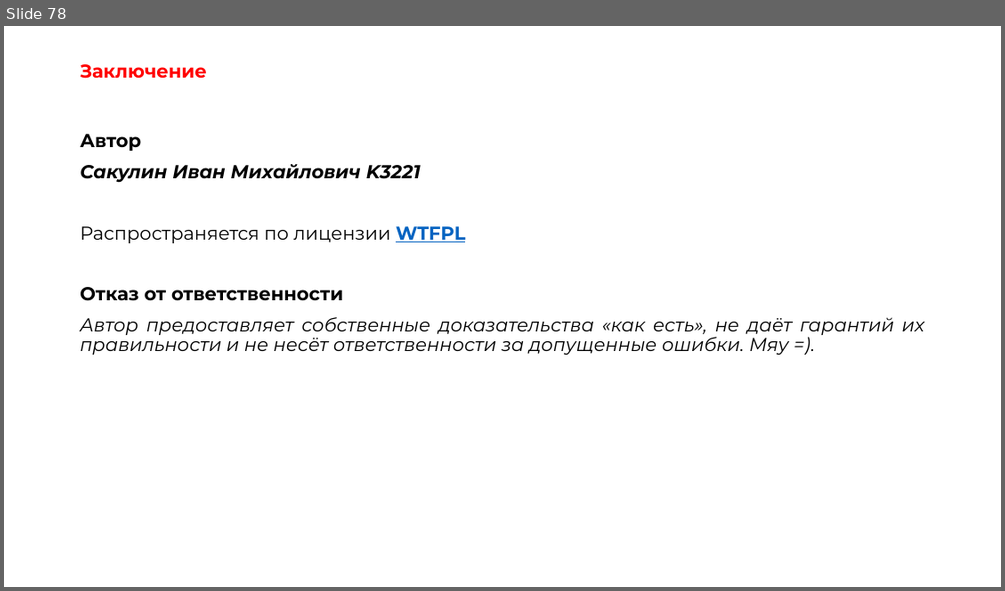
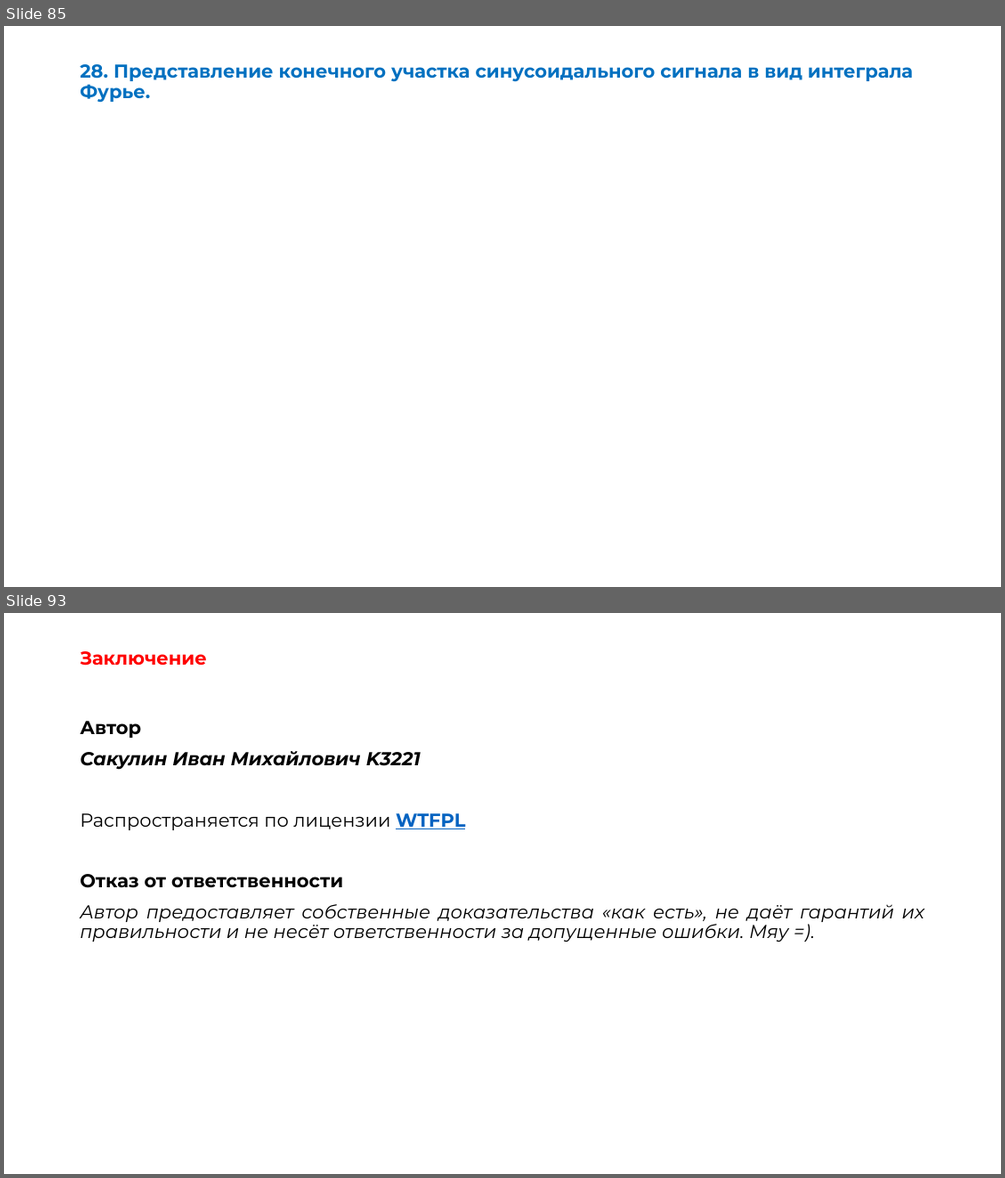
Before and after one commit to OneTwoZzzPlus/ITMO.STUDY, a slide deck: 2-3_PHYSICS/exam-EMP.pptx. Shown one above the other, each under a label of ours: slide 78 before the commit, slides 85 and 93 after it; the slides between them are not shown. The pictures are 1005x591 and 1005x1178 pixels, drawn with LibreOffice and Linux fonts; fonts in the diff are those of the drawing; grey boxes stand for pictures. Boxes give left, top, right and bottom in pixels: in the first picture for what was removed or moved away, otherwise in the second. Text is boxed around its words. In the diff, an @@ line names an element or a change of style, - is before the commit and + after.

```diff
--- a/2-3_PHYSICS/exam-EMP.pptx
+++ b/2-3_PHYSICS/exam-EMP.pptx
@@ slide 85 added at [4, 26, 1001, 587], background #FFFFFF @@
@@ title added at [80, 64, 913, 103], 18 pt, text #0070C0, bold @@
+28. Представление конечного участка синусоидального сигнала в вид интеграла Фурье.
@@ what was slide 78 is now slide 93 @@
```
Also in this commit, not shown: 1 slide changed, 14 other slides added, 5 other files.
